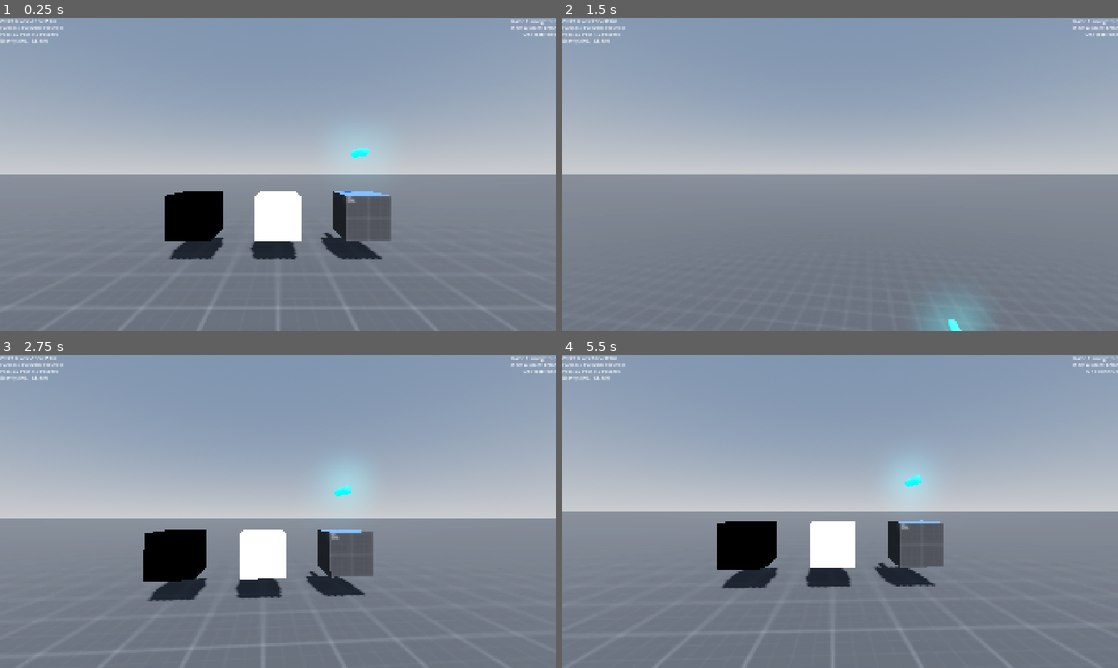
Above: before the commit, frames 1-4 (two rows, left to right).
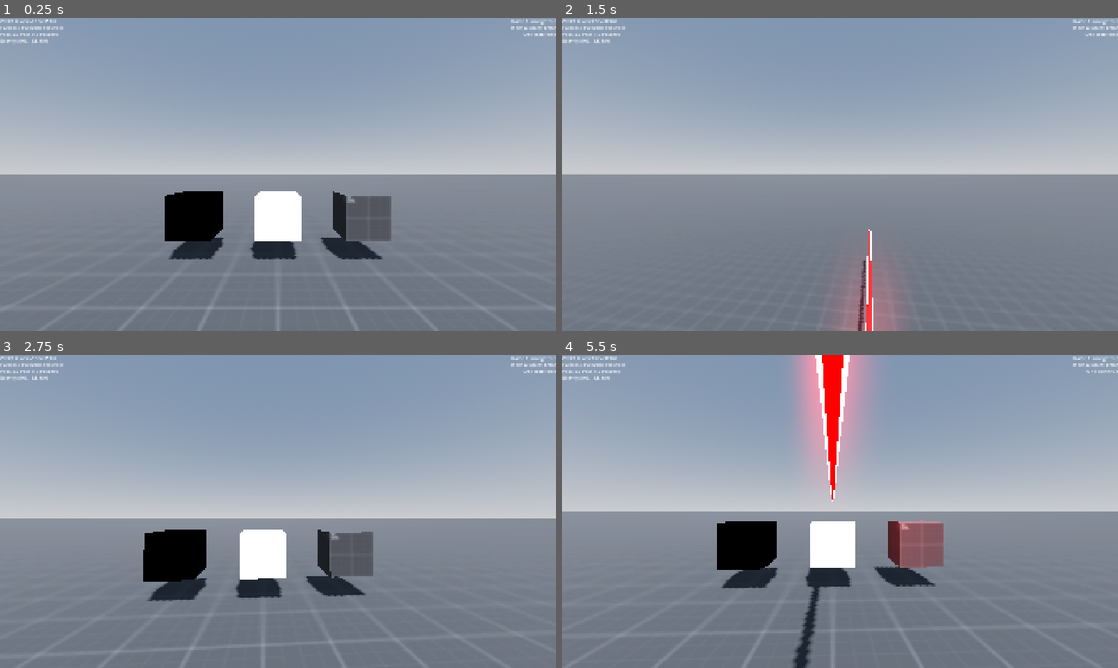
Above: after the commit, the same moments.

Repository: MrSeven3/shooter-game
Game: Godot game, scene res://Scenes/TestLevel/test_level.tscn
Same seed, same stepped clock (60 frames per second), same inputs: the game is played once before the commit and once after it. The project has no main scene, so this scene is started directly.
Inputs (mouse positions are in pixels of both pictures, inside the frame that each line leads up to):
- Up to frame 1 (0.25 s): no input
- Up to frame 2 (1.5 s): tap Enter at 0.5 s; move the mouse to (867, 174) at 0.52 s; hold Up from 0.53 s (still down); tap T at 0.6, 1.35 s; tap Space at 0.77 s; move the mouse to (812, 174) at 1.27 s
- Up to frame 3 (2.75 s): keep holding Up; tap Space at 1.52 s; move the mouse to (289, 505) at 2.02 s; tap Alt at 2.1 s; tap T at 2.3 s
- Up to frame 4 (5.5 s): keep holding Up; move the mouse to (834, 517) at 2.77 s; tap Shift at 2.85 s; tap Space at 3.02, 3.77, 4.52 s; tap T at 3.05, 3.6, 4.35, 5.3 s; move the mouse to (878, 514) at 3.52 s; move the mouse to (795, 508) at 4.27 s; move the mouse to (845, 511) at 5.02 s; tap Alt at 5.1 s

The runs differ from the first frame. In frame 1, 0.2% of the frame differs, in the area x 58-70%, y 41-71%; in frame 2, 2.8%; in frame 3, 0.4%; in frame 4, 7.1%, in the area x 41-69%, y 0-100%.

Commit message:
Got a nice looking railgun effect

Diff:
--- /dev/null
+++ b/Resources/Settings/Shaders/red_beam_internal.gdshader
@@ -0,0 +1,9 @@
+shader_type spatial;
+
+uniform vec4 base_color : source_color = vec4(1.0, 0.0, 0.0, 1.0);
+uniform float emission_strength = 2.5;
+
+void fragment() {
+    ALBEDO = base_color.rgb;
+    EMISSION = base_color.rgb * emission_strength;
+}
--- /dev/null
+++ b/Resources/Settings/Shaders/red_beam_outline.gdshader
@@ -0,0 +1,14 @@
+shader_type spatial;
+render_mode cull_front, unshaded;
+
+uniform vec4 outline_color : source_color = vec4(1.0, 1.0, 1.0, 1.0);
+uniform float outline_size = 0.03;
+
+void vertex() {
+    //float radius_factor = max(length(VERTEX.xy), 0.0001);
+    VERTEX += NORMAL * outline_size;
+}
+
+void fragment() {
+    ALBEDO = outline_color.rgb;
+}
--- /dev/null
+++ b/Scenes/TestLevel/Scripts/weapon_equip.gd
@@ -0,0 +1,6 @@
+extends Node3D
+
+
+func equip_railgun(object:Node3D) -> void:
+	if object.has_method("equip_weapon"):
+		object.equip_weapon("railgun")
--- a/Scenes/TestLevel/test_level.tscn
+++ b/Scenes/TestLevel/test_level.tscn
@@ -1,12 +1,13 @@
 [gd_scene load_steps=18 format=3 uid="uid://0fetnx7jhttg"]
 
-[ext_resource type="Script" uid="uid://2i000x8tikqd" path="res://Scenes/TestLevel/test_level.gd" id="1_rwfd3"]
+[ext_resource type="Script" uid="uid://2i000x8tikqd" path="res://Scenes/TestLevel/Scripts/test_level.gd" id="1_rwfd3"]
 [ext_resource type="PackedScene" uid="uid://4ui0eq8mrsf0" path="res://Templates/Player/player.tscn" id="1_x0ot4"]
 [ext_resource type="Material" uid="uid://cgll1xa6fvcbd" path="res://Resources/Settings/Materials/grey_grid.tres" id="3_eoe8x"]
 [ext_resource type="Material" uid="uid://b7frbphbgshuu" path="res://Resources/Settings/Materials/grey_dev_1x1m_grid.tres" id="3_rwfd3"]
 [ext_resource type="Material" uid="uid://iw86urue0gu" path="res://Resources/Settings/Materials/void_white.tres" id="4_hxiqs"]
 [ext_resource type="Material" uid="uid://bd0tvkmnn0c56" path="res://Resources/Settings/Materials/void.tres" id="5_xvj68"]
-[ext_resource type="Material" uid="uid://buryb34oul7bd" path="res://Resources/Settings/Materials/bullet.tres" id="6_xvj68"]
+[ext_resource type="Script" uid="uid://cojkmabjd0t6f" path="res://Scenes/TestLevel/Scripts/weapon_equip.gd" id="8_i41c6"]
+[ext_resource type="PackedScene" uid="uid://domlwwqcquo5l" path="res://Templates/Shots/InstaRay/insta_ray.tscn" id="8_rf0n2"]
 
 [sub_resource type="BoxShape3D" id="BoxShape3D_fs8d8"]
 size = Vector3(2048, 1, 2048)
@@ -29,6 +30,7 @@
 sdfgi_use_occlusion = true
 sdfgi_cascades = 8
 glow_enabled = true
+glow_blend_mode = 0
 
 [sub_resource type="BoxMesh" id="BoxMesh_eoe8x"]
 material = ExtResource("4_hxiqs")
@@ -39,14 +41,8 @@
 [sub_resource type="BoxMesh" id="BoxMesh_i41c6"]
 material = ExtResource("3_rwfd3")
 
-[sub_resource type="CapsuleMesh" id="CapsuleMesh_sdca5"]
-material = ExtResource("6_xvj68")
-radius = 0.1
-height = 0.75
-
-[sub_resource type="CapsuleShape3D" id="CapsuleShape3D_vx1fw"]
-radius = 0.1
-height = 0.75
+[sub_resource type="BoxShape3D" id="BoxShape3D_eoe8x"]
+size = Vector3(1.5, 2, 1.5)
 
 [node name="TestLevel" type="Node3D"]
 script = ExtResource("1_rwfd3")
@@ -83,23 +79,24 @@
 transform = Transform3D(1, 0, 0, 0, 1, 0, 0, 0, 1, 2, 0, 0)
 mesh = SubResource("BoxMesh_i41c6")
 
-[node name="Bullet" type="CharacterBody3D" parent="."]
-transform = Transform3D(1, 0, 0, 0, 1, 0, 0, 0, 1, 2, 3, -5)
-metadata/Speed = 0.0
-metadata/Damage = 0.0
-metadata/Origin = ""
+[node name="InstaRay" parent="." instance=ExtResource("8_rf0n2")]
+transform = Transform3D(1, 0, 0, 0, 1, 0, 0, 0, 1, 0, 3, -3)
 
-[node name="MeshInstance3D" type="MeshInstance3D" parent="Bullet"]
-transform = Transform3D(1, 0, 0, 0, -4.371139e-08, -1, 0, 1, -4.371139e-08, 0, 0, 0)
-gi_mode = 2
-mesh = SubResource("CapsuleMesh_sdca5")
+[node name="WeaponEquip" type="Node3D" parent="."]
+transform = Transform3D(1, 0, 0, 0, 1, 0, 0, 0, 1, -7, 2, 0)
+script = ExtResource("8_i41c6")
 
-[node name="CollisionShape3D" type="CollisionShape3D" parent="Bullet"]
-transform = Transform3D(1, 0, 0, 0, -4.371139e-08, 1, 0, -1, -4.371139e-08, 0, 0, 0)
-shape = SubResource("CapsuleShape3D_vx1fw")
+[node name="Railgun" type="Node3D" parent="WeaponEquip"]
 
-[node name="OmniLight3D" type="OmniLight3D" parent="Bullet"]
-light_color = Color(0, 0.18039216, 1, 1)
-light_energy = 16.0
-shadow_enabled = true
-omni_range = 10.0
+[node name="Label3D" type="Label3D" parent="WeaponEquip/Railgun"]
+transform = Transform3D(-4.371139e-08, 0, 1, 0, 1, 0, -1, 0, -4.371139e-08, 0, 0, 0)
+text = "Railgun"
+font_size = 64
+
+[node name="Area3D" type="Area3D" parent="WeaponEquip/Railgun"]
+
+[node name="CollisionShape3D" type="CollisionShape3D" parent="WeaponEquip/Railgun/Area3D"]
+shape = SubResource("BoxShape3D_eoe8x")
+
+[connection signal="test_fire" from="Player" to="InstaRay" method="test"]
+[connection signal="body_entered" from="WeaponEquip/Railgun/Area3D" to="WeaponEquip" method="equip_railgun"]
--- a/Templates/Player/player.gd
+++ b/Templates/Player/player.gd
@@ -1,5 +1,6 @@
 extends CharacterBody3D
 
+signal test_fire()
 const mouse_sensitivity := 0.0015
 
 var sprint_acceleration:float # running acceleration in m/s
@@ -19,12 +20,27 @@
 var game_running:bool = false
 var should_jump:bool = false #variable that is true when the player should jump on the next physics tick
 
+var equipped_weapon:String
+
+const hitscan_weapons:Array = ["railgun"]
+
+const weapons:Dictionary = {
+	"railgun":{"damage":50,"range":256}
+	}
+
 func start_game() -> void:
 	game_running = true
 
 func hit_scan_shot() -> void:
-	var end_point:Vector3 = $CameraAnchor/HitScanRay.get_collision_point()
+	var end_point:Vector3 = $CameraAnchor/HitscanRay.get_collision_point()
+	var distance:float = position.distance_to(end_point)
 
+
+func equip_weapon(weapon:StringName) -> void:
+	if weapon in weapons:
+		equipped_weapon = weapon
+	else:
+		push_error("Attempted to equip invalid weapon: " + weapon)
 
 func update_velocity_feed() -> void: #updates a debug feed for velocities
 	#actual velocities
@@ -74,8 +90,12 @@
 			ground_sprint_speed += 1
 			print("[Player/Input] Movement speed is now "+str(sprint_acceleration))
 		if event.keycode == KEY_DOWN and not event.is_echo() and not event.is_released():
+
 			ground_sprint_speed -= 1
 			print("[Player/Input] Movement speed is now "+str(sprint_acceleration))
+
+		if event.keycode == KEY_T and not event.is_echo() and not event.is_released():
+			test_fire.emit()
 
 func multiply_all_velocity(multiplier:float) -> void: #function to be called by other things and here, to mutliply velocity
 	print("[Player/Physics] Velocity multiplier called, multiplying by "+str(multiplier)+" at the end of the current physics frame")
--- a/Templates/Player/player.tscn
+++ b/Templates/Player/player.tscn
@@ -149,7 +149,8 @@
 offset_right = 1920.0
 offset_bottom = 1080.0
 
-[node name="HitScanRay" type="RayCast3D" parent="CameraAnchor"]
+[node name="HitscanRay" type="RayCast3D" parent="CameraAnchor"]
+visible = false
 target_position = Vector3(0, 0, -256)
 
 [connection signal="pressed" from="CameraAnchor/Camera3D/EscapeMenu/QuitButton" to="CameraAnchor/Camera3D/EscapeMenu" method="quit"]
--- a/Templates/Shots/InstaRay/insta_ray.gd
+++ b/Templates/Shots/InstaRay/insta_ray.gd
@@ -1,9 +1,57 @@
 extends CharacterBody3D
 
+#much of the light placing dynamics was generated by chatgpt because I'm not smart enough for that
+
+@export var max_lights := 128
+@export var spacing := 2
+@export var light_range := 6.0
+@export var light_energy := 3.0
+
+
+var lights: Array[OmniLight3D] = []
+var should_stop:bool = false
+var brightness:float
+
+func test():
+	for i in max_lights:
+		var light := OmniLight3D.new()
+		light.omni_range = light_range
+		light.light_energy = light_energy
+		light.light_color = Color.RED
+		light.shadow_enabled = false
+		add_child(light)
+		lights.append(light)
+	fire(20)
+
+func stop() -> void:
+	brightness = light_energy
+	should_stop = true
+
+func _physics_process(_delta: float) -> void:
+	if should_stop:
+		if brightness > 0.01:
+			brightness = lerp(brightness, 0.0 ,0.2)
+			print("new brightness is: " + str(brightness))
+			for light in lights:
+				light.light_energy = brightness
+		else:
+			for light in lights:
+				light.queue_free()
+			lights.clear()
+			should_stop = false
+
 func fire(length:float) -> void:
-	$MeshInstance3D.mesh.length = length
-	$Area3D/CollisionShape3D.shape.length = length
+	$Outline.mesh.height = length
+	$Outline/Beam.mesh.height = length
+	#$Area3D/CollisionShape3D.shape.height = length
+	$AnimationPlayer.play("IntaRayFire")
 
-func increase_size() -> void:
-	var tween = get_tree().create_tween()
-	tween.tween_property($MeshInstance3D,"mesh.height",)
+	var needed:int = min(int(length / spacing) + 1, max_lights)
+
+	for i in lights.size():
+		var light = lights[i]
+		if i < needed:
+			light.visible = true
+			light.position = Vector3(0, 0, i * spacing)
+		else:
+			light.visible = false
--- a/Templates/Shots/InstaRay/insta_ray.tscn
+++ b/Templates/Shots/InstaRay/insta_ray.tscn
@@ -1,46 +1,138 @@
-[gd_scene load_steps=7 format=3 uid="uid://domlwwqcquo5l"]
+[gd_scene load_steps=11 format=3 uid="uid://domlwwqcquo5l"]
 
 [ext_resource type="Script" uid="uid://7esaapuaod85" path="res://Templates/Shots/InstaRay/insta_ray.gd" id="1_aqsrc"]
+[ext_resource type="Shader" uid="uid://etbyfmryp3y0" path="res://Resources/Settings/Shaders/red_beam_outline.gdshader" id="2_7fceb"]
+[ext_resource type="Shader" uid="uid://d062jch42vu1c" path="res://Resources/Settings/Shaders/red_beam_internal.gdshader" id="2_qlaf0"]
 
-[sub_resource type="StandardMaterial3D" id="StandardMaterial3D_aqsrc"]
-albedo_color = Color(1, 0, 0, 1)
-emission_enabled = true
-emission = Color(1, 0, 0, 1)
-emission_energy_multiplier = 32.85
+[sub_resource type="ShaderMaterial" id="ShaderMaterial_7fceb"]
+render_priority = 0
+shader = ExtResource("2_7fceb")
+shader_parameter/outline_color = Color(1, 1, 1, 1)
+shader_parameter/outline_size = 0.03
 
-[sub_resource type="CapsuleMesh" id="CapsuleMesh_aqsrc"]
-material = SubResource("StandardMaterial3D_aqsrc")
-radius = 0.05
+[sub_resource type="CapsuleMesh" id="CapsuleMesh_8lxi2"]
+material = SubResource("ShaderMaterial_7fceb")
+radius = 0.01
+
+[sub_resource type="ShaderMaterial" id="ShaderMaterial_2k1ov"]
+render_priority = 0
+shader = ExtResource("2_qlaf0")
+shader_parameter/base_color = Color(1, 0, 0, 1)
+shader_parameter/emission_strength = 2.5
+
+[sub_resource type="CapsuleMesh" id="CapsuleMesh_666uw"]
+material = SubResource("ShaderMaterial_2k1ov")
+radius = 0.01
 
 [sub_resource type="Animation" id="Animation_qlaf0"]
 resource_name = "IntaRayFire"
 length = 2.0
-tracks/0/type = "value"
+tracks/0/type = "bezier"
 tracks/0/imported = false
 tracks/0/enabled = true
-tracks/0/path = NodePath("MeshInstance3D:mesh:radius")
+tracks/0/path = NodePath("Outline:mesh:radius")
 tracks/0/interp = 1
 tracks/0/loop_wrap = true
 tracks/0/keys = {
-"times": PackedFloat32Array(0, 0.06666667, 0.2, 1.6333333, 1.9666667),
-"transitions": PackedFloat32Array(1, 1, 1, 1, 1),
-"update": 0,
-"values": [0.001, 0.009999999999999998, 0.05, 0.05, 0.001]
+"handle_modes": PackedInt32Array(0, 0, 0, 2),
+"points": PackedFloat32Array(0, -0.25, 0, 0.3, 0.0027046786, 0.05119859, -0.02777778, 0, 0, 0, 0.05, -0.0333333, 0.009278711, 0, 0, 0.001, -0.26666665, 0.0029382277, 0, 0),
+"times": PackedFloat32Array(0, 0.13333334, 1.4, 1.6333333)
+}
+tracks/1/type = "bezier"
+tracks/1/imported = false
+tracks/1/enabled = true
+tracks/1/path = NodePath("Outline/Beam:mesh:radius")
+tracks/1/interp = 1
+tracks/1/loop_wrap = true
+tracks/1/keys = {
+"handle_modes": PackedInt32Array(0, 0, 0, 0),
+"points": PackedFloat32Array(0, -0.25, 0, 0.3, 0.0027046786, 0.05119859, -0.02777778, 0, 0, 0, 0.05, -0.0333333, 0.009278711, 0, 0, -0.00022036955, -0.26666665, 0.0029382277, 0, 0),
+"times": PackedFloat32Array(0, 0.13333334, 1.4, 1.6333333)
+}
+tracks/2/type = "value"
+tracks/2/imported = false
+tracks/2/enabled = true
+tracks/2/path = NodePath("Outline:visible")
+tracks/2/interp = 1
+tracks/2/loop_wrap = true
+tracks/2/keys = {
+"times": PackedFloat32Array(0, 1.6666666, 2),
+"transitions": PackedFloat32Array(1, 1, 1),
+"update": 1,
+"values": [true, true, false]
+}
+tracks/3/type = "method"
+tracks/3/imported = false
+tracks/3/enabled = true
+tracks/3/path = NodePath(".")
+tracks/3/interp = 1
+tracks/3/loop_wrap = true
+tracks/3/keys = {
+"times": PackedFloat32Array(1.5333333),
+"transitions": PackedFloat32Array(1),
+"values": [{
+"args": [],
+"method": &"stop"
+}]
+}
+tracks/4/type = "bezier"
+tracks/4/imported = false
+tracks/4/enabled = true
+tracks/4/path = NodePath("Outline:mesh:material:shader_parameter/outline_size")
+tracks/4/interp = 1
+tracks/4/loop_wrap = true
+tracks/4/keys = {
+"handle_modes": PackedInt32Array(0, 0, 0, 0),
+"points": PackedFloat32Array(0, -0.25, 0, 0.3, 0.0027046786, 0.03, -0.02777778, 0, 0, 0, 0.03, -0.0333333, 0.009278711, 0, 0, 0.001, -0.26666665, 0.0029382277, 0, 0),
+"times": PackedFloat32Array(0, 0.13333334, 1.4, 1.6333333)
 }
 
 [sub_resource type="Animation" id="Animation_7fceb"]
 length = 0.001
-tracks/0/type = "value"
+tracks/0/type = "bezier"
 tracks/0/imported = false
 tracks/0/enabled = true
-tracks/0/path = NodePath("MeshInstance3D:mesh:radius")
+tracks/0/path = NodePath("Outline:mesh:radius")
 tracks/0/interp = 1
 tracks/0/loop_wrap = true
 tracks/0/keys = {
+"handle_modes": PackedInt32Array(0),
+"points": PackedFloat32Array(0.01, -0.25, 0, 0.25, 0),
+"times": PackedFloat32Array(0)
+}
+tracks/1/type = "bezier"
+tracks/1/imported = false
+tracks/1/enabled = true
+tracks/1/path = NodePath("Outline/Beam:mesh:radius")
+tracks/1/interp = 1
+tracks/1/loop_wrap = true
+tracks/1/keys = {
+"handle_modes": PackedInt32Array(0),
+"points": PackedFloat32Array(0.01, -0.25, 0, 0.25, 0),
+"times": PackedFloat32Array(0)
+}
+tracks/2/type = "value"
+tracks/2/imported = false
+tracks/2/enabled = true
+tracks/2/path = NodePath("Outline:visible")
+tracks/2/interp = 1
+tracks/2/loop_wrap = true
+tracks/2/keys = {
 "times": PackedFloat32Array(0),
 "transitions": PackedFloat32Array(1),
-"update": 0,
-"values": [0.05]
+"update": 1,
+"values": [false]
+}
+tracks/3/type = "bezier"
+tracks/3/imported = false
+tracks/3/enabled = true
+tracks/3/path = NodePath("Outline:mesh:material:shader_parameter/outline_size")
+tracks/3/interp = 1
+tracks/3/loop_wrap = true
+tracks/3/keys = {
+"handle_modes": PackedInt32Array(0),
+"points": PackedFloat32Array(0.03, -0.25, 0, 0.25, 0),
+"times": PackedFloat32Array(0)
 }
 
 [sub_resource type="AnimationLibrary" id="AnimationLibrary_8lxi2"]
@@ -52,9 +144,14 @@
 [node name="InstaRay" type="CharacterBody3D"]
 script = ExtResource("1_aqsrc")
 
-[node name="MeshInstance3D" type="MeshInstance3D" parent="."]
+[node name="Outline" type="MeshInstance3D" parent="."]
 transform = Transform3D(1, 0, 0, 0, -4.371139e-08, 1, 0, -1, -4.371139e-08, 0, 0, 0)
-mesh = SubResource("CapsuleMesh_aqsrc")
+visible = false
+mesh = SubResource("CapsuleMesh_8lxi2")
+
+[node name="Beam" type="MeshInstance3D" parent="Outline"]
+mesh = SubResource("CapsuleMesh_666uw")
+skeleton = NodePath("../..")
 
 [node name="AnimationPlayer" type="AnimationPlayer" parent="."]
 libraries = {
Not shown, added: Resources/Settings/Shaders/red_beam_internal.gdshader.uid
Not shown, added: Resources/Settings/Shaders/red_beam_outline.gdshader.uid
Renamed: Scenes/TestLevel/test_level.gd -> Scenes/TestLevel/Scripts/test_level.gd
Renamed: Scenes/TestLevel/test_level.gd.uid -> Scenes/TestLevel/Scripts/test_level.gd.uid
Not shown, added: Scenes/TestLevel/Scripts/weapon_equip.gd.uid
